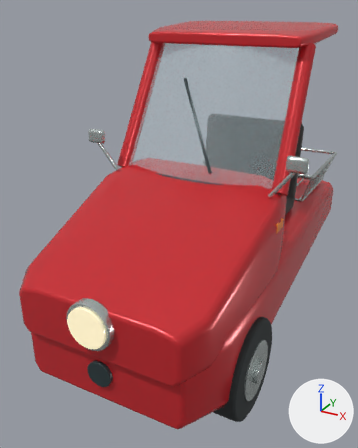
The glTF model vehicles/shopping_trike.glb: old version first, new version second.
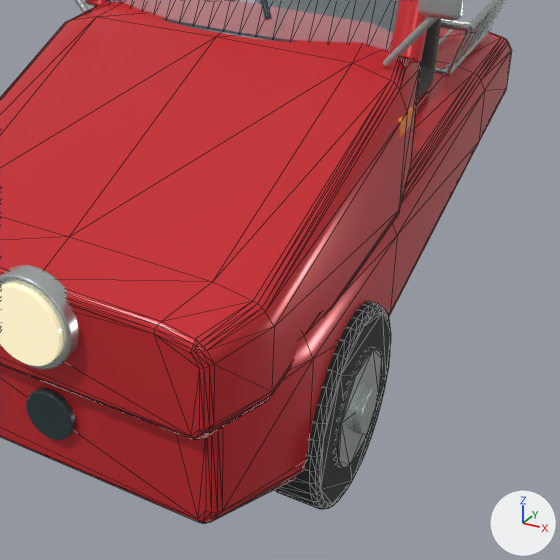
There are two pictures of each version: one whole from a camera (50 mm lens) standing at (1.03, -2.38, 1.66) and looking at (-0.16, -0.21, 0.58), one close up on the part from 21% to 100% of the width and 37% to 100% of the height. Arrows for +X, +Y and +Z are at lower right; the lights stay in place. The last two pictures show the newer version. The close-ups show mesh edges as thin lines. Where no turn or scale is listed for an object, it has been applied to the vertices.

Objects in the first close-up: 'Center cap.003', 'Chrome headlight bezel', 'Headlight lens', 'Horn grille', 'Performance tire.001', 'Pressed chassis', 'Swept canopy pillar.001', 'Tilting wedge front', 'Upright seat back', 'Wheel hub.003', 'Wing mirror.001', 'Wraparound windscreen' and 26 more.
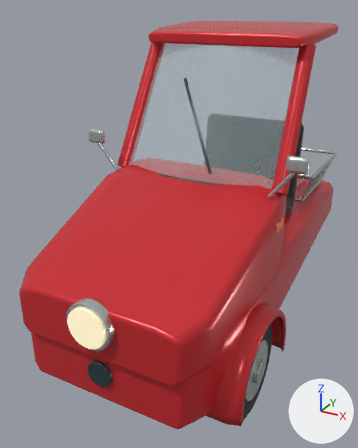
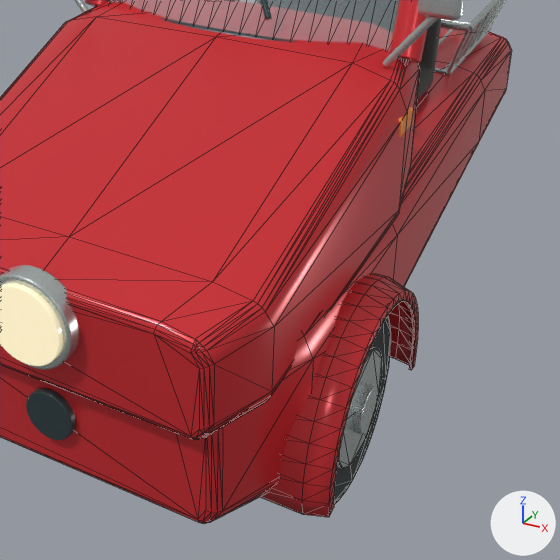
Commit message: Shape fixed front mudguards around the shopping trike tyres

Boxes [x1, y1, x2, y2] around the edits, measured in the close-ups (560 x 560 px):
'Front mudguard.001', added (red): after [261, 274, 418, 517]
'Performance tire.001', unchanged, covered by the edit: before [274, 301, 391, 509]; after [334, 316, 391, 505]

Edits to the bpy script that builds the scene:
```text
Add me_rolled_wheel_arch_001:
    me_rolled_wheel_arch_001.from_pydata(...)  # 200 vertices, 396 faces; spans x 0.29..0.54, y -1.009..-0.431, z 0.167..0.517
    me_rolled_wheel_arch_001.materials.append(mat_cherry_red_moulded_shell)  # red #d12d34
Add ob_front_mudguard_001:
    ob_front_mudguard_001 = bpy.data.objects.new('Front mudguard.001', me_rolled_wheel_arch_001)
    ob_front_mudguard_001.location = (0.0, 0.0, 0.0)
```
